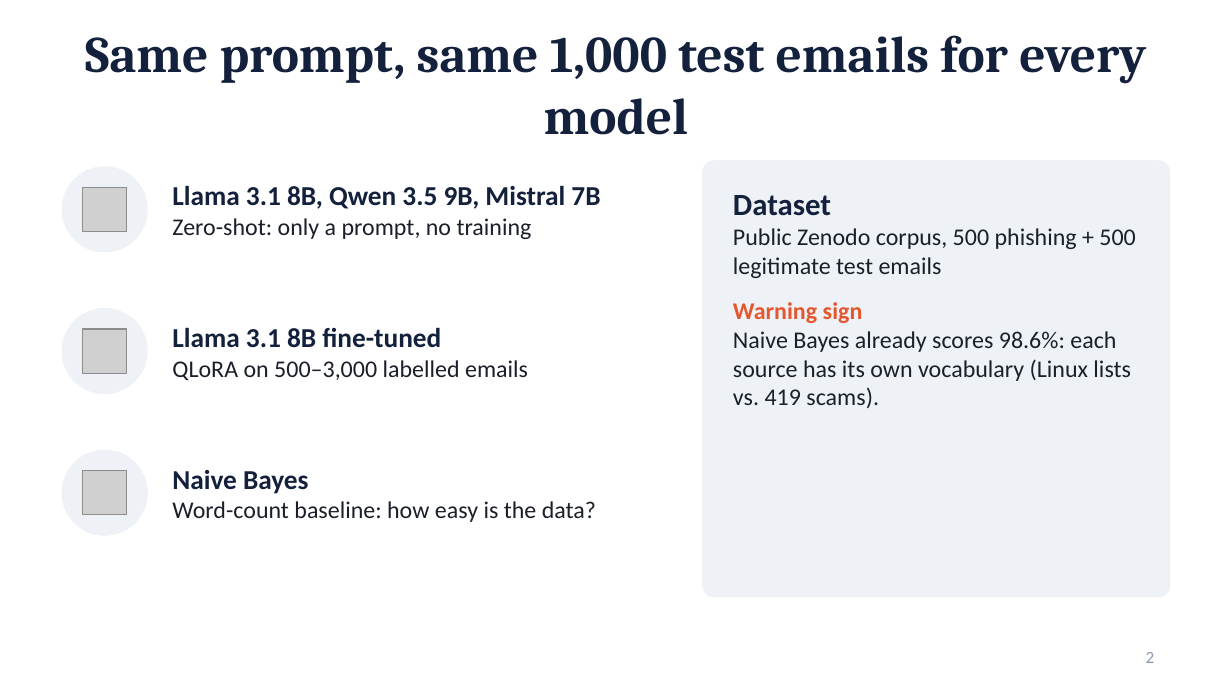
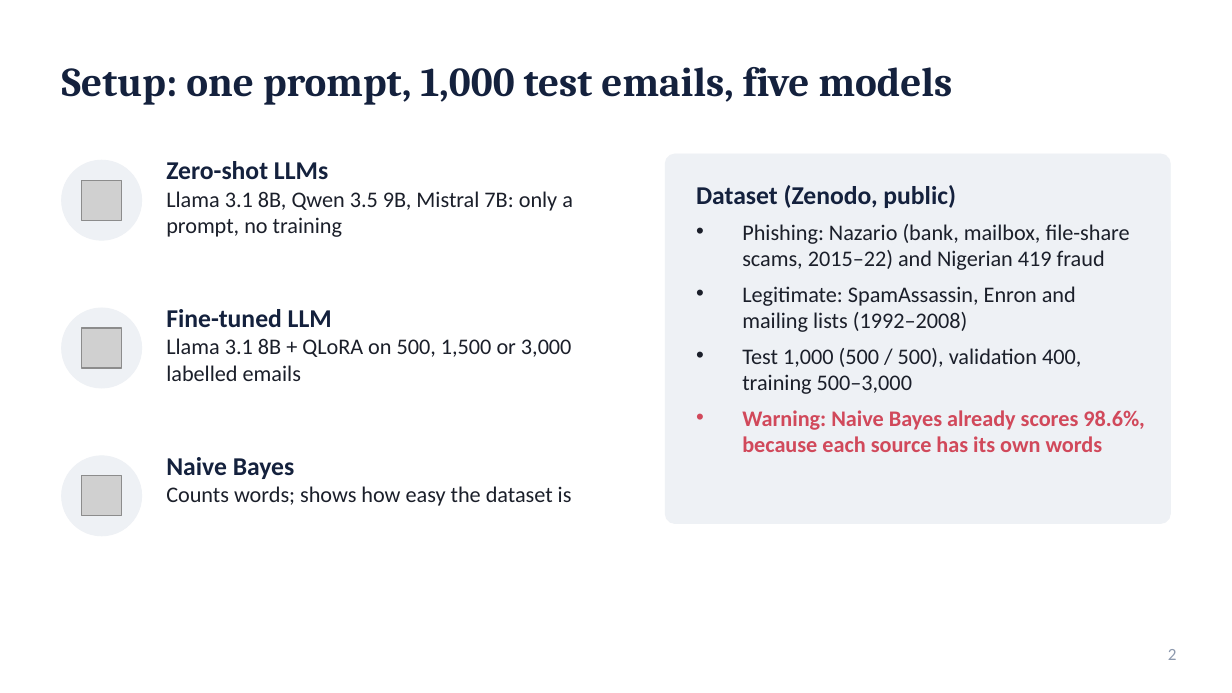
Before and after one commit to mihaighise/llm-phishing, a slide deck: slide 2 of presentation.pptx. Drawn at 1232x693 pixels with LibreOffice and Linux fonts; fonts in the diff are those of the drawing; grey boxes stand for pictures. Boxes give left, top, right and bottom in pixels: in the first picture for what was removed or moved away, otherwise in the second. Text is boxed around its words. In the diff, an @@ line names an element or a change of style, - is before the commit and + after.

```diff
--- a/presentation.pptx
+++ b/presentation.pptx
@@ text at (62, 67, 953, 105): text changed; size 30 to 24 pt @@
-Same prompt, same 1,000 test emails for every model
+Setup: one prompt, 1,000 test emails, five models
@@ outline none to #EEF1F5 0.5 pt in 3 elements at (62, 456, 142, 536), (62, 308, 142, 388), (62, 160, 142, 240) @@
@@ ellipse: place and size @@
-ellipse at (62, 166, 148, 253)
+ellipse at (62, 160, 142, 240)
@@ text at (166, 161, 573, 237): text changed; size 14 to 13 pt @@
-Llama 3.1 8B, Qwen 3.5 9B, Mistral 7B
-Zero-shot: only a prompt, no training
+Zero-shot LLMs
+Llama 3.1 8B, Qwen 3.5 9B, Mistral 7B: only a prompt, no training
@@ rounded rectangle: place and size @@
-rounded rectangle at (702, 160, 1170, 598)
+rounded rectangle at (665, 154, 1170, 524)
@@ rounded rectangle at (665, 154, 1170, 524): outline none to #EEF1F5 0.5 pt; proportions changed @@
@@ picture: place and size @@
-picture at (83, 187, 127, 232)
+picture at (81, 180, 122, 221)
@@ text at (696, 185, 1145, 452): text changed; size 14 to 13 pt @@
-Dataset
-Public Zenodo corpus, 500 phishing + 500 legitimate test emails
-Warning sign
-Naive Bayes already scores 98.6%: each source has its own vocabulary (Linux lists vs. 419 scams).
+Dataset (Zenodo, public)
+• Phishing: Nazario (bank, mailbox, file-share scams, 2015–22) and Nigerian 419 fraud
+• Legitimate: SpamAssassin, Enron and mailing lists (1992–2008)
+• Test 1,000 (500 / 500), validation 400, training 500–3,000
+• Warning: Naive Bayes already scores 98.6%, because each source has its own words
@@ ellipse: place and size @@
-ellipse at (62, 308, 148, 394)
+ellipse at (62, 308, 142, 388)
@@ picture: place and size @@
-picture at (83, 329, 127, 373)
+picture at (81, 328, 122, 368)
@@ text at (166, 309, 572, 381): text changed; size 14 to 13 pt @@
-Llama 3.1 8B fine-tuned
-QLoRA on 500–3,000 labelled emails
+Fine-tuned LLM
+Llama 3.1 8B + QLoRA on 500, 1,500 or 3,000 labelled emails
@@ ellipse: place and size @@
-ellipse at (62, 450, 148, 536)
+ellipse at (62, 456, 142, 536)
@@ picture: place and size @@
-picture at (83, 471, 127, 515)
+picture at (81, 476, 122, 516)
@@ vertical alignment middle to top in 3 elements at (166, 161, 573, 237), (166, 309, 572, 381), (166, 457, 572, 506) @@
@@ text at (166, 457, 295, 479): size 16 to 15 pt in "Naive Bayes" @@
@@ text at (166, 486, 572, 506): text changed; size 14 to 13 pt @@
-Word-count baseline: how easy is the data?
+Counts words; shows how easy the dataset is
@@ text "2" at (1168, 649, 1177, 660): alignment left to right @@
```
Also in this commit, not shown: 6 other slides changed, 1 other file.
